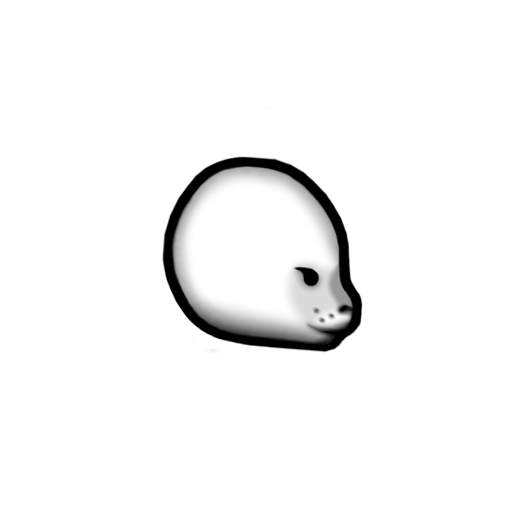
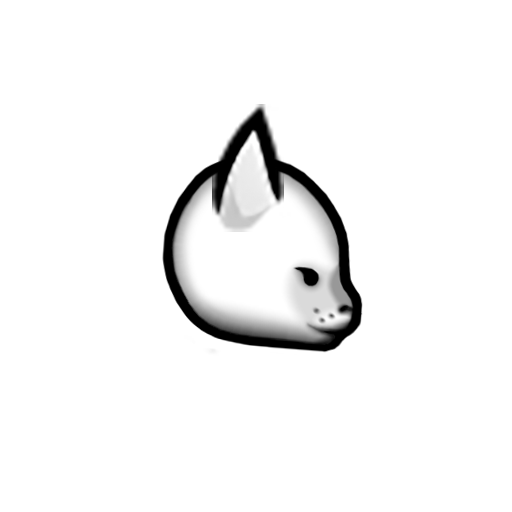
Layers edited between the first and the second w=512, h=512 image:
added group "ears" with 4 layers above "head" over [212,104,284,232]
added layer "CatEars_east" in group "ears" over [212,104,284,232]
added group "head" with 7 layers over [212,104,284,232]
moved "Female_Average_Normal_east" (1st of 2, in "head") into group "head" over [212,104,284,232]